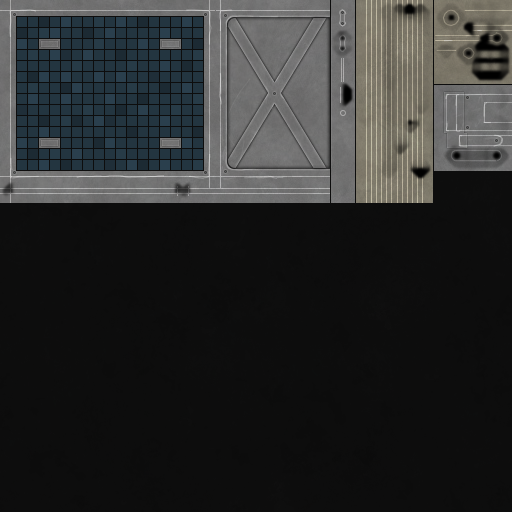
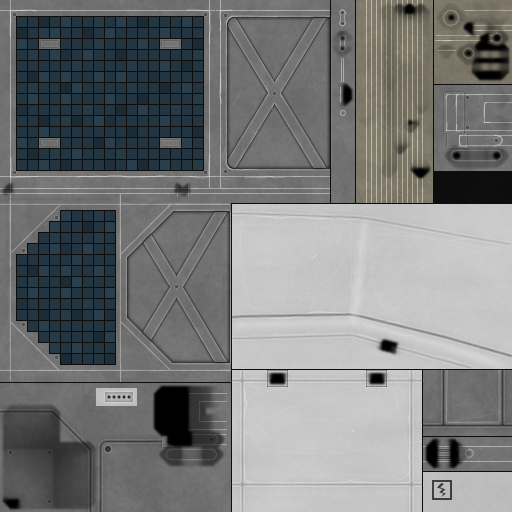
Before/after of a 512 x 512 layered artwork. What changed in the layer stack:
painted on "a" over [0, 204, 474, 512]
moved "h3" above "h2", painted on it over [0, 10, 512, 462]
moved "h2" above "h1", painted on it over [9, 10, 503, 434]
added layer "h1" (overlay) above "bolts sink" over [232, 215, 510, 373]
added layer "bl" (overlay, 50%) above "b" over [232, 313, 512, 357]
added group "b" (1st of 4) (overlay, 40%) with 3 layers above "gr2" over [0, 210, 512, 512]
added layer "b" (2nd of 4, in "b") in group "b" over [0, 212, 512, 512]
added layer "hgr" in group "b" over [242, 214, 478, 485]
added layer "b hg" (50%) in group "b" over [0, 210, 512, 512]
painted on "gr2" over [222, 200, 502, 489]
added layer "gr1" (overlay, 20%) above "cells" over [0, 203, 512, 512]
painted on "cells" over [17, 211, 115, 364]
painted on "back" over [16, 210, 115, 365]
painted on "we" (1st of 2) over [8, 94, 512, 512]
painted on "we" (2nd of 2) over [5, 198, 225, 376]
added layer "c" (2nd of 2) above "s" over [107, 395, 452, 500]
painted on "b" (3rd of 4) over [0, 203, 512, 512]
